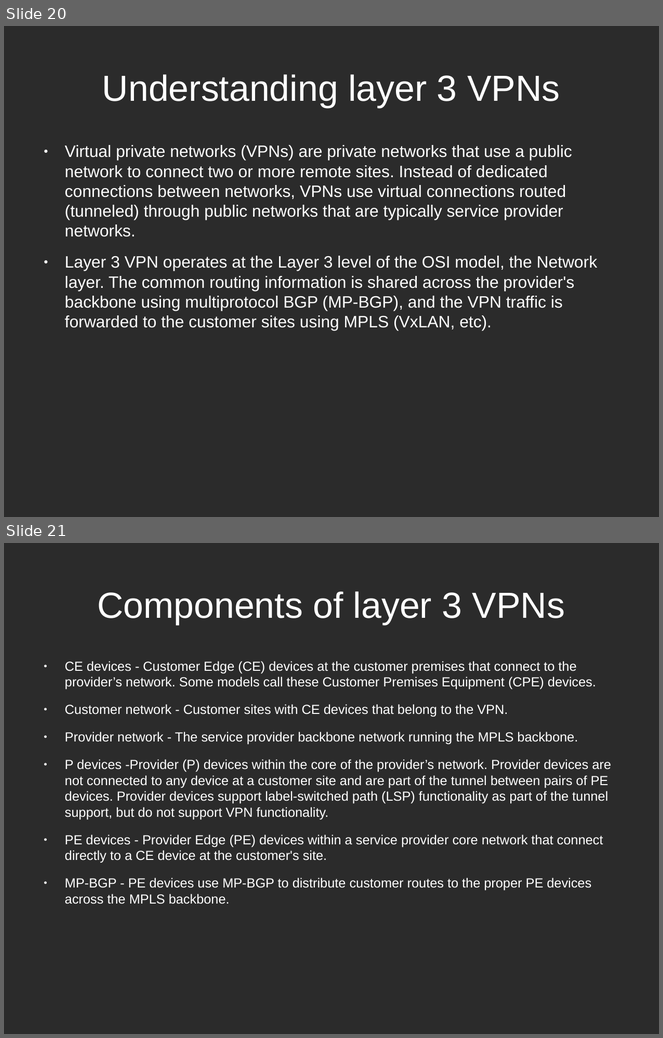
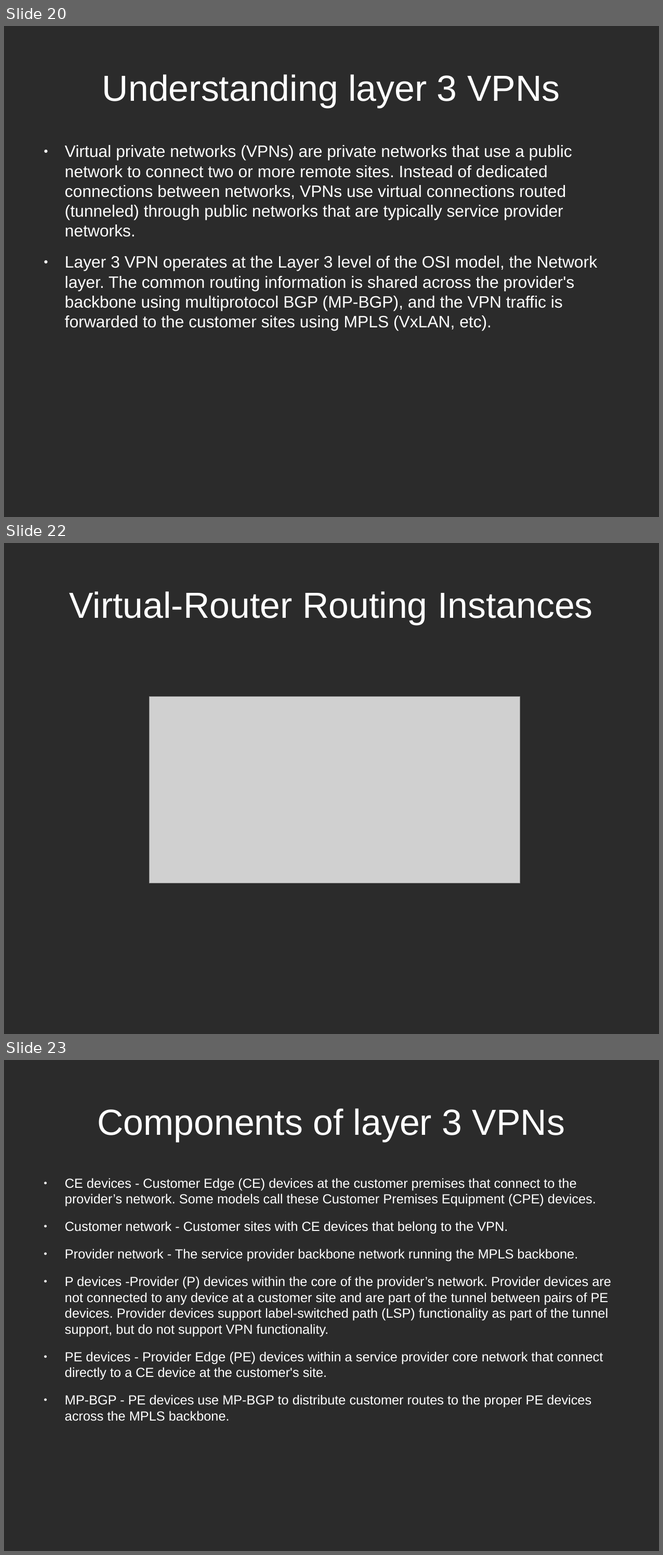
Before and after one commit to hoangphuocbk/tungsten-document, a slide deck: Networking-Tungsten.odp. Shown one above the other, each under a label of ours: slides 20 and 21 before the commit, slides 20, 22 and 23 after it; the slides between them are not shown. The pictures are 663x1038 and 663x1555 pixels, drawn with LibreOffice and Linux fonts; fonts in the diff are those of the drawing; grey boxes stand for pictures; background and template pictures are left out; a plain dark background stands for a picture behind light text. Boxes give left, top, right and bottom in pixels: in the first picture for what was removed or moved away, otherwise in the second. Text is boxed around its words. In the diff, an @@ line names an element or a change of style, - is before the commit and + after.

```diff
--- a/Networking-Tungsten.odp
+++ b/Networking-Tungsten.odp
@@ slide 22 added at <box>4,543,659,1034</box>, background picture (left out) @@
@@ title added at <box>69,591,593,625</box>, 44 pt, text #FFFFFF @@
+Virtual-Router Routing Instances
@@ picture added at <box>150,696,521,884</box> @@
@@ what was slide 21 is now slide 23 @@
```
Also in this commit, not shown: 2 slides changed, 8 other slides added, 1 slide removed.
